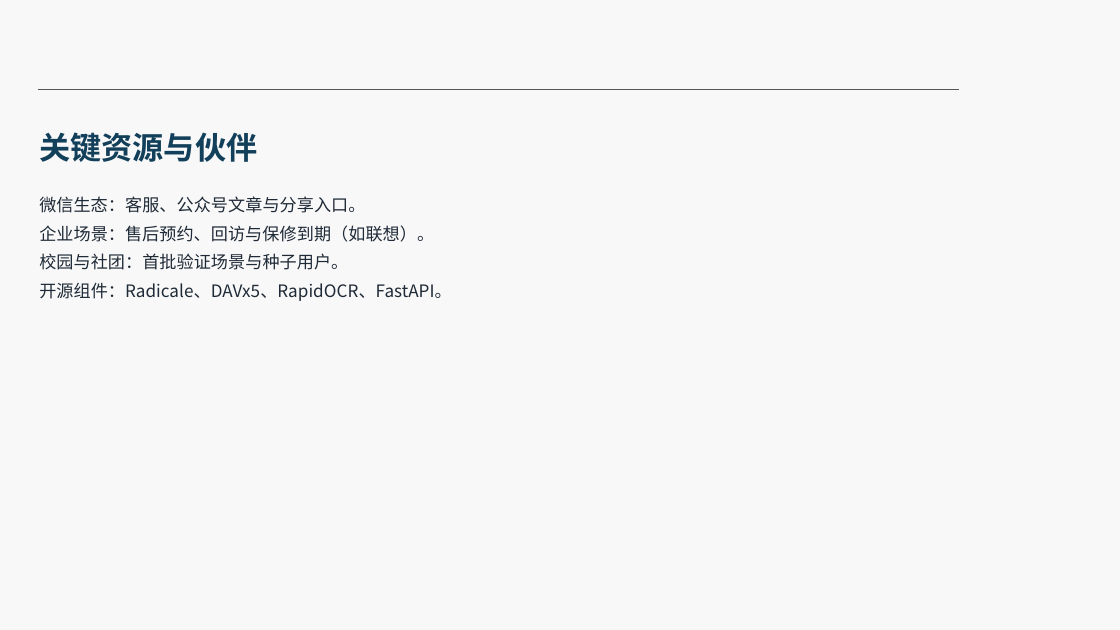
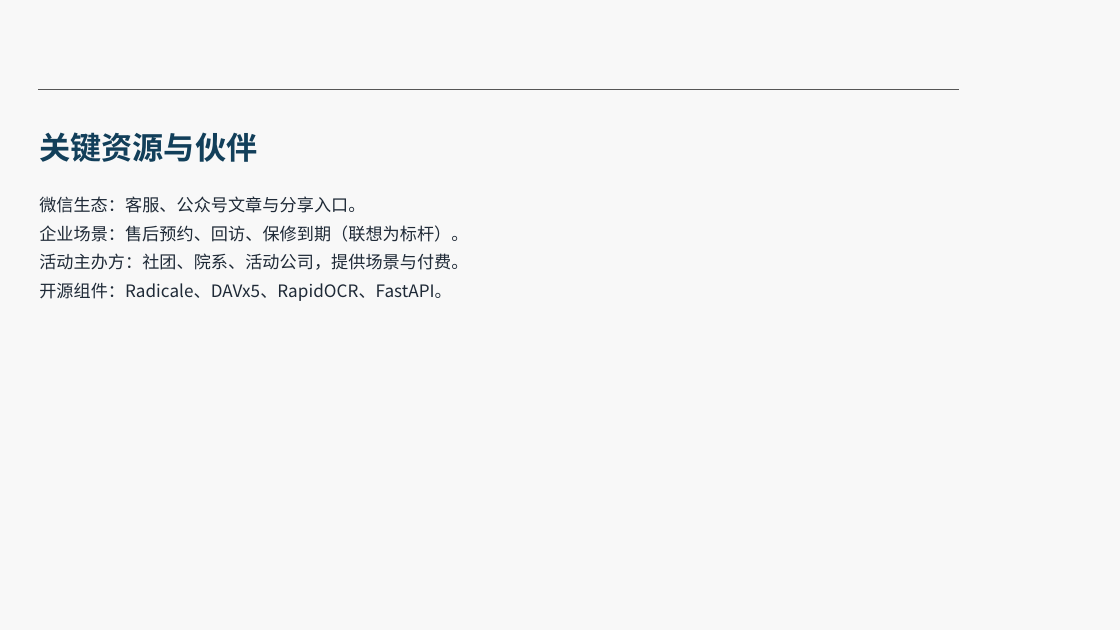
Before and after one commit to murasame9877/lishizhen, a slide deck: slide 10 of docs/2026SDG-Pitch-理时针.pptx. Drawn at 1120x630 pixels with LibreOffice and Linux fonts; fonts in the diff are those of the drawing; background and template pictures are left out. Boxes give left, top, right and bottom in pixels: in the first picture for what was removed or moved away, otherwise in the second. Text is boxed around its words. In the diff, an @@ line names an element or a change of style, - is before the commit and + after.

```diff
--- a/docs/2026SDG-Pitch-理时针.pptx
+++ b/docs/2026SDG-Pitch-理时针.pptx
@@ text at [39, 225, 468, 270]: text changed @@
-企业场景：售后预约、回访与保修到期（如联想）。
-校园与社团：首批验证场景与种子用户。
+企业场景：售后预约、回访、保修到期（联想为标杆）。
+活动主办方：社团、院系、活动公司，提供场景与付费。
```
Also in this commit, not shown: 13 other slides changed, 3 other files.
